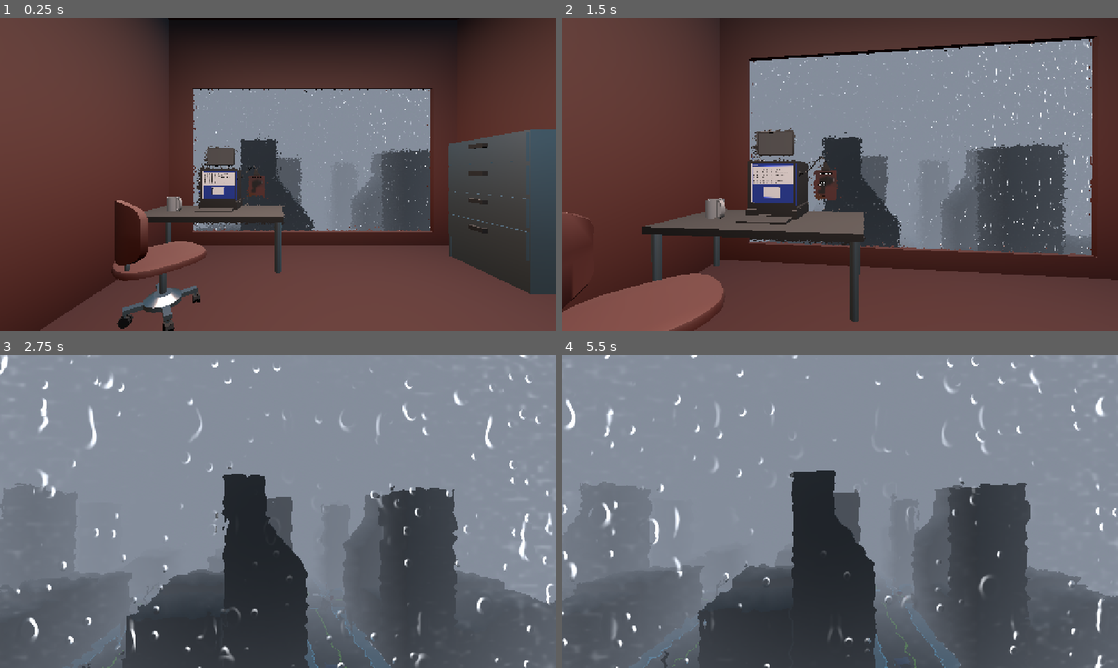
Above: before the commit, frames 1-4 (two rows, left to right).
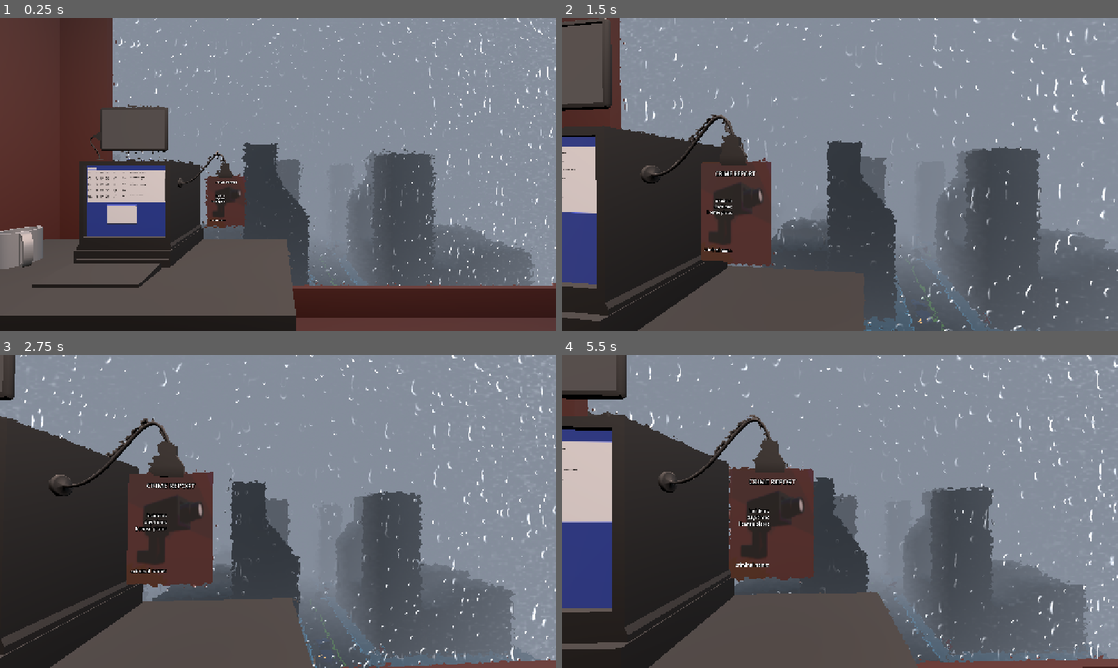
Above: after the commit, the same moments.

Repository: Ciph3rzer0/brackeys-2026.2-trust-no-one
Game: Godot game, scene res://scenes/city.tscn
The game is run twice, just before and just after one commit, with the same random seed, the same clock (stepped at 60 frames per second) and the same inputs.
Inputs (mouse positions are in pixels of both pictures, inside the frame that each line leads up to):
- Up to frame 1 (0.25 s): no input
- Up to frame 2 (1.5 s): move the mouse to (867, 174) at 0.52 s; hold Ctrl 0.53-1.28 s; hold W from 0.53 s (still down); click (867, 174) at 0.67 s; tap Space at 0.77 s; move the mouse to (812, 174) at 1.27 s; tap Shift at 1.35 s; click (812, 174) at 1.42 s
- Up to frame 3 (2.75 s): keep holding W; tap Space at 1.52 s; move the mouse to (289, 505) at 2.02 s; hold Ctrl from 2.03 s (still down); click (289, 505) at 2.17 s
- Up to frame 4 (5.5 s): keep holding W; move the mouse to (834, 517) at 2.77 s; release Ctrl at 2.78 s; tap Shift at 2.85, 4.35 s; click (834, 517) at 2.92 s; tap Space at 3.02, 3.77, 4.52 s; move the mouse to (878, 514) at 3.52 s; hold Ctrl 3.53-4.28 s; click (878, 514) at 3.67 s; move the mouse to (795, 508) at 4.27 s; click (795, 508) at 4.42 s; move the mouse to (845, 511) at 5.02 s; hold Ctrl from 5.03 s (still down); click (845, 511) at 5.17 s

The runs differ from the first frame. In frame 1, 63% of the frame differs, in the area x 0-100%, y 0-100%; in frame 2, 59%; in frame 3, 40%; in frame 4, 46%.

Commit message:
fix: merge

Diff:
--- a/scenes/city.tscn
+++ b/scenes/city.tscn
@@ -4,6 +4,7 @@
 [ext_resource type="PackedScene" uid="uid://b3p4jengkbkto" path="res://assets/models/city/street/intersection.glb" id="2_drx7m"]
 [ext_resource type="PackedScene" uid="uid://3dfura4rgfja" path="res://assets/models/city/street/stoplight.glb" id="3_8uhr2"]
 [ext_resource type="Shader" uid="uid://clgq4liepl864" path="res://assets/shaders/city.gdshader" id="3_f7b0s"]
+[ext_resource type="Script" uid="uid://biuonnjp64bgo" path="res://ui/computer-screen/3d_computer_monitor.gd" id="3_obbxu"]
 [ext_resource type="PackedScene" uid="uid://c47weug7t0pts" path="res://assets/models/city/street/straight.glb" id="4_3br4m"]
 [ext_resource type="PackedScene" uid="uid://cq2venx0jtr4r" path="res://assets/models/city/vehicles/van.glb" id="5_3br4m"]
 [ext_resource type="PackedScene" uid="uid://p050pxfklvog" path="res://assets/models/city/street/stopSign.glb" id="5_4lp1f"]
@@ -16,6 +17,7 @@
 [ext_resource type="PackedScene" uid="uid://b336hyl1odnbm" path="res://assets/models/city/vehicles/sport.glb" id="11_hlin5"]
 [ext_resource type="PackedScene" uid="uid://cm61umfkyivbf" path="res://assets/models/characters/policeOfficer.glb" id="12_hyhbb"]
 [ext_resource type="PackedScene" uid="uid://bkmp0qtqdsq8u" path="res://ui/computer-screen/computer_screen.tscn" id="12_q8eg3"]
+[ext_resource type="QuadMesh" uid="uid://qaplr8l4g05l" path="res://ui/computer-screen/screen_quad_mesh.tres" id="15_agolw"]
 
 [sub_resource type="ProceduralSkyMaterial" id="ProceduralSkyMaterial_80iay"]
 sky_top_color = Color(0.17573944, 0.48172218, 0.64240384, 1)
@@ -47,18 +49,15 @@
 shader_parameter/glass_thickness = 0.2
 shader_parameter/ior = 1.45
 
-[sub_resource type="StandardMaterial3D" id="StandardMaterial3D_1whnq"]
-
-[sub_resource type="QuadMesh" id="QuadMesh_32ncx"]
-material = SubResource("StandardMaterial3D_1whnq")
-size = Vector2(6, 5.35)
-
-[sub_resource type="ViewportTexture" id="ViewportTexture_obbxu"]
+[sub_resource type="ViewportTexture" id="ViewportTexture_ruxf0"]
 viewport_path = NodePath("ComputerScreenRenders/ComputerMonitor")
 
-[sub_resource type="StandardMaterial3D" id="StandardMaterial3D_hlin5"]
+[sub_resource type="StandardMaterial3D" id="StandardMaterial3D_tfap4"]
 resource_local_to_scene = true
-albedo_texture = SubResource("ViewportTexture_obbxu")
+albedo_texture = SubResource("ViewportTexture_ruxf0")
+
+[sub_resource type="ConcavePolygonShape3D" id="ConcavePolygonShape3D_hlin5"]
+data = PackedVector3Array(3, -2.675, 0, -3, -2.675, 0, 3, 2.675, 0, -3, -2.675, 0, -3, 2.675, 0, 3, 2.675, 0)
 
 [sub_resource type="QuadMesh" id="QuadMesh_obbxu"]
 size = Vector2(4.615, 2.84)
@@ -100,12 +99,15 @@
 environment = SubResource("Environment_h45xw")
 
 [node name="Player" parent="." unique_id=1743660579 instance=ExtResource("7_drx7m")]
-transform = Transform3D(1.7261236, 0, 0, 0, 1.7261236, 0, 0, 0, 1.7261236, 1.0056765, 35.59699, -50.141636)
+transform = Transform3D(1.7261236, 0, 0, 0, 1.7261236, 0, 0, 0, 1.7261236, 1.0056765, 35.59699, -55.954548)
 visible = false
 metadata/_edit_group_ = true
+metadata/_edit_lock_ = true
 
 [node name="Office" parent="." unique_id=2119133953 instance=ExtResource("6_2jj31")]
-transform = Transform3D(1, 0, 0, 0, 1, 0, 0, 0, 1, -1.2601624, 35.22836, -46.877487)
+transform = Transform3D(1, 0, 0, 0, 1, 0, 0, 0, 1, -1.2601624, 35.22836, -55.920532)
+metadata/_edit_group_ = true
+metadata/_edit_lock_ = true
 
 [node name="MorningCoffee" parent="Office" index="0" unique_id=1402947618]
 volume_db = -25.0
@@ -122,16 +124,6 @@
 [node name="Window" parent="Office" index="6" unique_id=1725740009]
 transform = Transform3D(-4.012913, 2.1290061e-08, -2.1123512e-07, 3.5082005e-07, 5.3225153e-09, -2.4162486, -7.016401e-07, -0.12176497, -1.05617566e-07, 1.3165216, 2.94952, 3.2921028)
 surface_material_override/0 = SubResource("ShaderMaterial_f7b0s")
-
-[node name="ComputerScreen" type="MeshInstance3D" parent="Office" unique_id=1861852960]
-transform = Transform3D(-0.14204764, 0, 0, 0, 0.14204764, 0, 0, 0, -0.14204764, 3.7699718, 2.2150154, 2.0289497)
-mesh = SubResource("QuadMesh_32ncx")
-surface_material_override/0 = SubResource("StandardMaterial3D_hlin5")
-
-[node name="TabletScreen" type="MeshInstance3D" parent="Office" unique_id=728728976]
-transform = Transform3D(-0.14204764, 0, 0, 0, 0.14204764, 0, 0, 0, -0.14204764, 3.7632353, 2.967472, 2.0877686)
-mesh = SubResource("QuadMesh_obbxu")
-surface_material_override/0 = SubResource("StandardMaterial3D_obbxu")
 
 [node name="roadside props" type="Node3D" parent="." unique_id=695615125]
 transform = Transform3D(1, 0, 0, 0, 1, 0, 0, 0, 1, -1.2601624, 35.22836, -55.920532)
@@ -370,6 +362,9 @@
 metadata/_edit_lock_ = true
 metadata/_edit_group_ = true
 
+[node name="van2" parent="trucks" unique_id=1907656677 instance=ExtResource("5_3br4m")]
+transform = Transform3D(1, 0, 0, 0, 1, 0, 0, 0, 1, 95.071075, 0.4083023, 19.231054)
+
 [node name="van3" parent="trucks" unique_id=1293294082 instance=ExtResource("5_3br4m")]
 transform = Transform3D(-4.371139e-08, 0, -1, 0, 1, 0, 1, 0, -4.371139e-08, 110.52015, 0.4083023, 43.520317)
 
@@ -411,6 +406,26 @@
 
 [node name="policeOfficer" parent="trucks" unique_id=2026070074 instance=ExtResource("12_hyhbb")]
 transform = Transform3D(0.31999412, 0, -0.27076468, 0, 0.41917747, 0, 0.27076468, 0, 0.31999412, 32.04847, 1.4036803, 37.339485)
+
+[node name="Screens" type="Node3D" parent="." unique_id=167141141]
+
+[node name="ComputerScreen" type="StaticBody3D" parent="Screens" unique_id=2105178651 node_paths=PackedStringArray("computer_viewport")]
+transform = Transform3D(-1, 0, -8.742278e-08, 0, 1, 0, 8.742278e-08, 0, -1, 2.555, 37.457, -53.86)
+script = ExtResource("3_obbxu")
+computer_viewport = NodePath("../../ComputerScreenRenders/ComputerMonitor")
+quad_mesh = ExtResource("15_agolw")
+
+[node name="MeshInstance3D" type="MeshInstance3D" parent="Screens/ComputerScreen" unique_id=1861852960]
+mesh = ExtResource("15_agolw")
+surface_material_override/0 = SubResource("StandardMaterial3D_tfap4")
+
+[node name="CollisionShape3D" type="CollisionShape3D" parent="Screens/ComputerScreen" unique_id=806336967]
+shape = SubResource("ConcavePolygonShape3D_hlin5")
+
+[node name="TabletScreen" type="MeshInstance3D" parent="Screens" unique_id=728728976]
+transform = Transform3D(-0.14204764, 0, 0, 0, 0.14204764, 0, 0, 0, -0.14204764, 2.503073, 38.19583, -53.832764)
+mesh = SubResource("QuadMesh_obbxu")
+surface_material_override/0 = SubResource("StandardMaterial3D_obbxu")
 
 [node name="ComputerScreenRenders" type="Node3D" parent="." unique_id=758482025]
 transform = Transform3D(1, 0, 0, 0, 1, 0, 0, 0, 1, 40.38, 350, 47.21)
--- a/ui/computer-screen/3d_computer_monitor.gd
+++ b/ui/computer-screen/3d_computer_monitor.gd
@@ -7,7 +7,7 @@
 func _ready() -> void:
 	screen_size = quad_mesh.size
 
-func _input_event(camera: Camera3D, event: InputEvent, event_position: Vector3, normal: Vector3, shape_idx: int) -> void:
+func _input_event(_camera: Camera3D, event: InputEvent, event_position: Vector3, _normal: Vector3, _shape_idx: int) -> void:
 	if event is InputEventMouseButton or event is InputEventMouseMotion:
 		# transform 3D click local to this object.
 		var local := to_local(event_position)
@@ -19,15 +19,14 @@
 			0.5 - local.y / screen_size.y
 		)
 
-		print(uv)
+		# Duplicate Input event
+		var translated_input_event = event.duplicate()
 
+		# Translate the input into the viewport screen space
+		translated_input_event.position = Vector2(uv.x * 1280, uv.y * 1200)
 
-		#_input(event: InputEvent)
-
-		var translated_input_event = event.duplicate()
-		translated_input_event.position = Vector2(uv.x * 1280, uv.y * 1200)
+		# Push the translated input event into the computer monitor viewport
 		computer_viewport.push_input(translated_input_event, true)
-#InputEventMouseButton: button_index=1, mods=none, pressed=true, canceled=false, position=((507.5, 371.0)), button_mask=1, double_click=false
 
 
 func spawn_sphere_3d(spawn_position: Vector3):
--- a/ui/computer-screen/screen_quad_mesh.tres
+++ b/ui/computer-screen/screen_quad_mesh.tres
@@ -4,4 +4,4 @@
 
 [resource]
 material = SubResource("StandardMaterial3D_1whnq")
-size = Vector2(6, 5.35)
+size = Vector2(0.827, 0.73)
